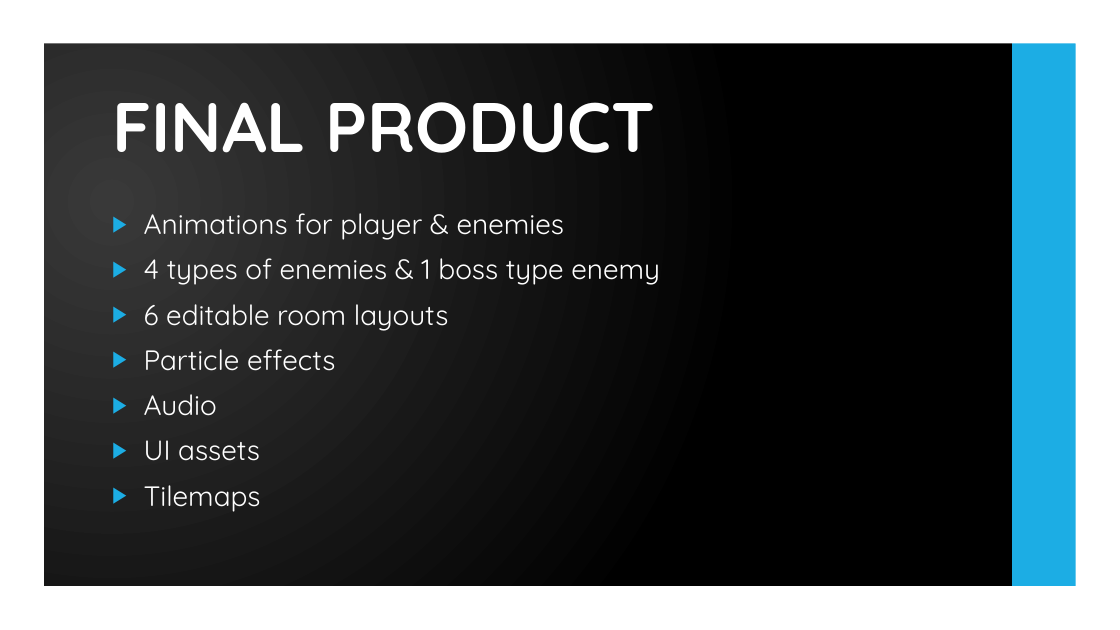
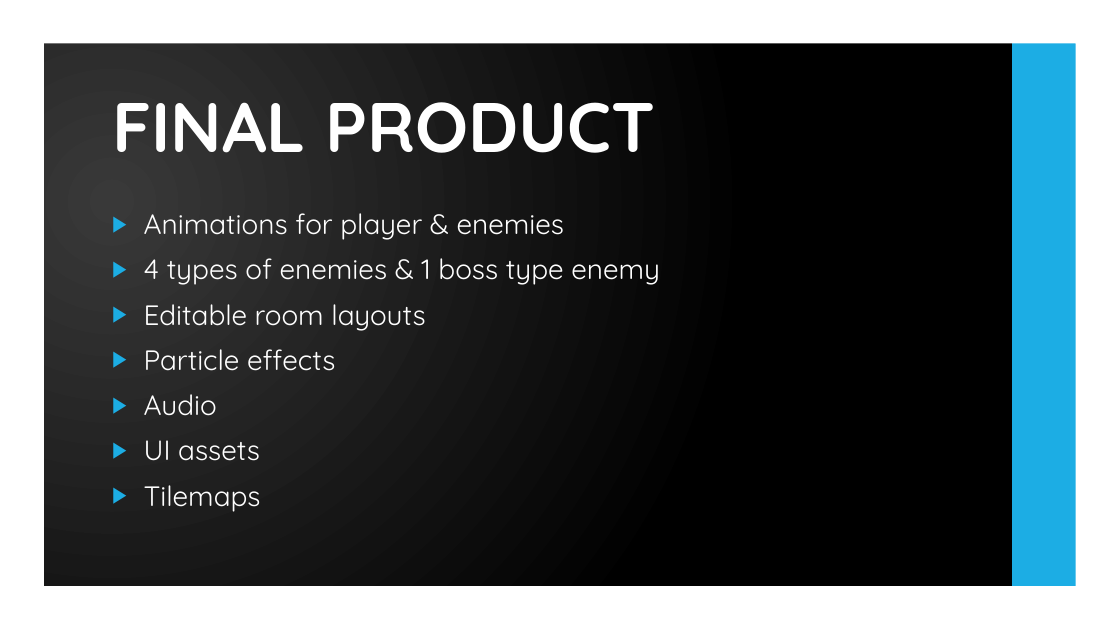
Before and after one commit to UoSGroupProjects1819/mgp-team-7, a slide deck: slide 5 of Demo Presentation/Demo Presentation.pptx. Drawn at 1120x630 pixels with LibreOffice and Linux fonts; fonts in the diff are those of the drawing; background and template pictures are left out. Boxes give left, top, right and bottom in pixels: in the first picture for what was removed or moved away, otherwise in the second. Text is boxed around its words. In the diff, an @@ line names an element or a change of style, - is before the commit and + after.

```diff
--- a/Demo Presentation/Demo Presentation.pptx
+++ b/Demo Presentation/Demo Presentation.pptx
@@ text at [144, 304, 425, 331]: text changed @@
-▶ 6 editable room layouts
+▶ Editable room layouts
```
Also in this commit, not shown: 1 other slide changed, 1 slide added.
